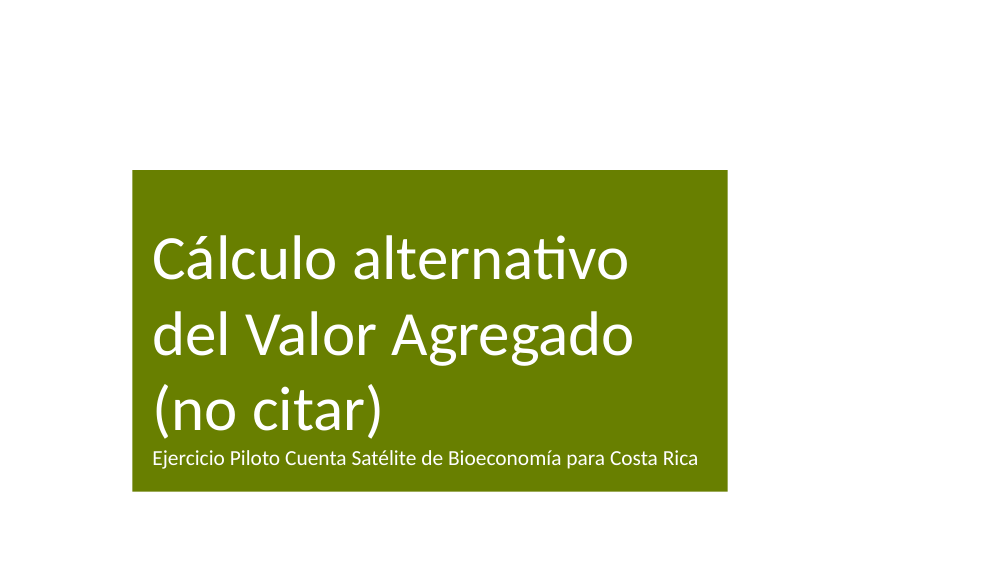
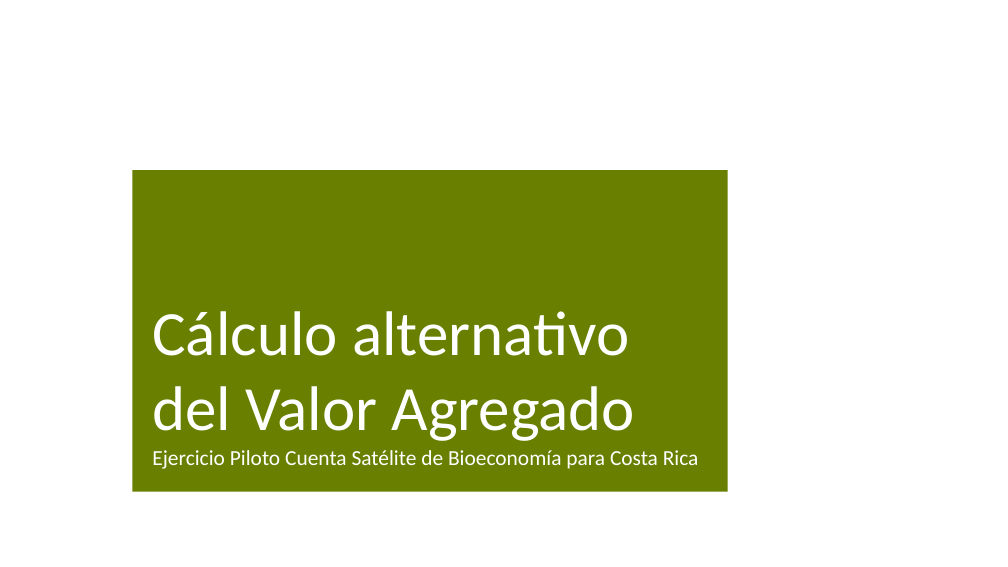
Before and after one commit to renatovargas/automatiCOU, a slide deck: slide 23 of documentos/Presentacion_Cuenta_Bioeconomia.pptx. Drawn at 1008x567 pixels with LibreOffice and Linux fonts; fonts in the diff are those of the drawing; background and template pictures are left out. Boxes give left, top, right and bottom in pixels: in the first picture for what was removed or moved away, otherwise in the second. Text is boxed around its words. In the diff, an @@ line names an element or a change of style, - is before the commit and + after.

```diff
--- a/documentos/Presentacion_Cuenta_Bioeconomia.pptx
+++ b/documentos/Presentacion_Cuenta_Bioeconomia.pptx
@@ title at [152,311,635,441]: text changed @@
-Cálculo alternativo del Valor Agregado
-(no citar)
+Cálculo alternativo del Valor Agregado
```
